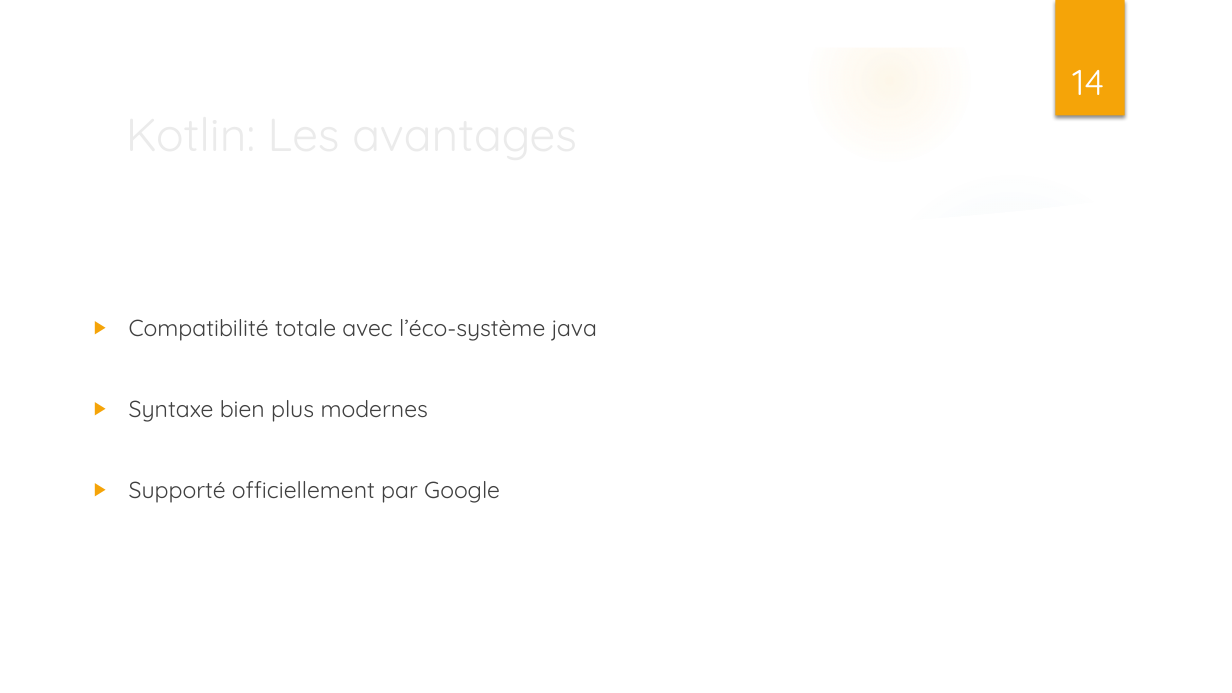
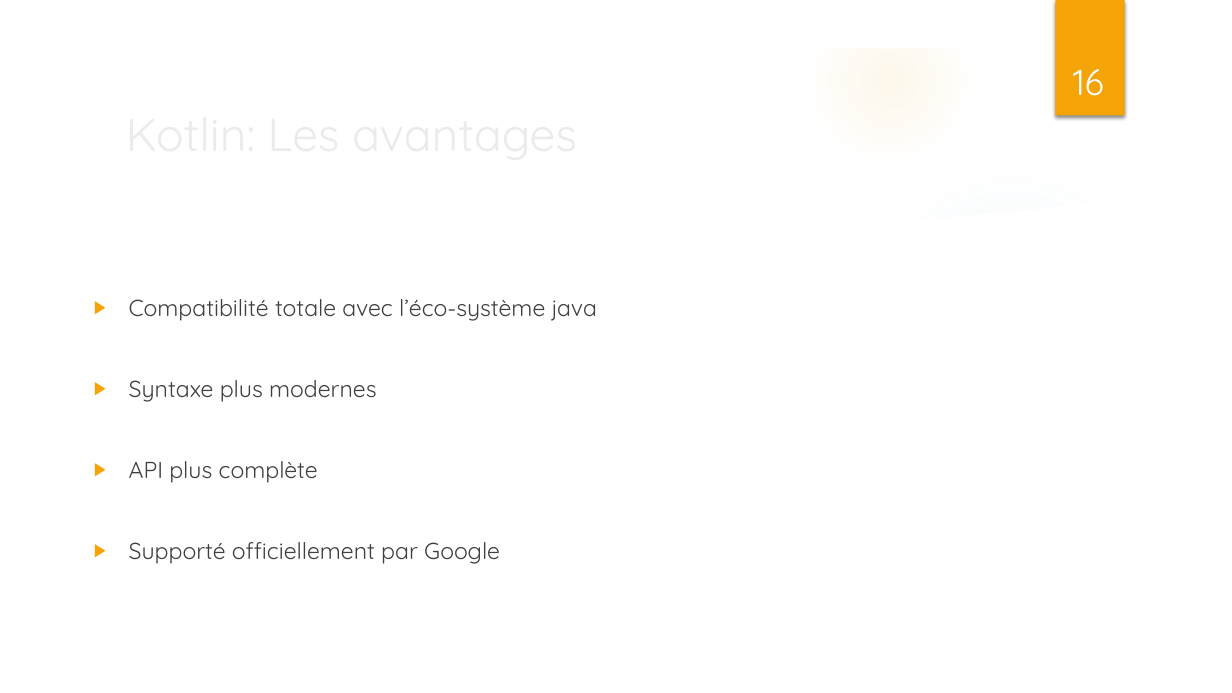
Before and after one commit to bnau/prez-kotlin, a slide deck: slide 16 of kotlin.pptx (slide 14 before the commit). Drawn at 1232x693 pixels with LibreOffice and Linux fonts; fonts in the diff are those of the drawing; background and template pictures are left out. Boxes give left, top, right and bottom in pixels: in the first picture for what was removed or moved away, otherwise in the second. Text is boxed around its words. In the diff, an @@ line names an element or a change of style, - is before the commit and + after.

```diff
--- a/kotlin.pptx
+++ b/kotlin.pptx
@@ page number at [1073, 69, 1104, 96]: text changed @@
-14
+16
@@ text "Compatibilité totale avec l’éco-système java": place and size @@
-text "Compatibilité totale avec l’éco-système java" at [129, 319, 597, 503]
+text "Compatibilité totale avec l’éco-système java" at [129, 299, 597, 564]
@@ text at [129, 380, 376, 483]: text changed @@
-▶ Syntaxe bien plus modernes
+▶ Syntaxe plus modernes
+▶ API plus complète
```
Also in this commit, not shown: 1 other slide changed, 2 slides added, 1 slide removed, 3 other files.
